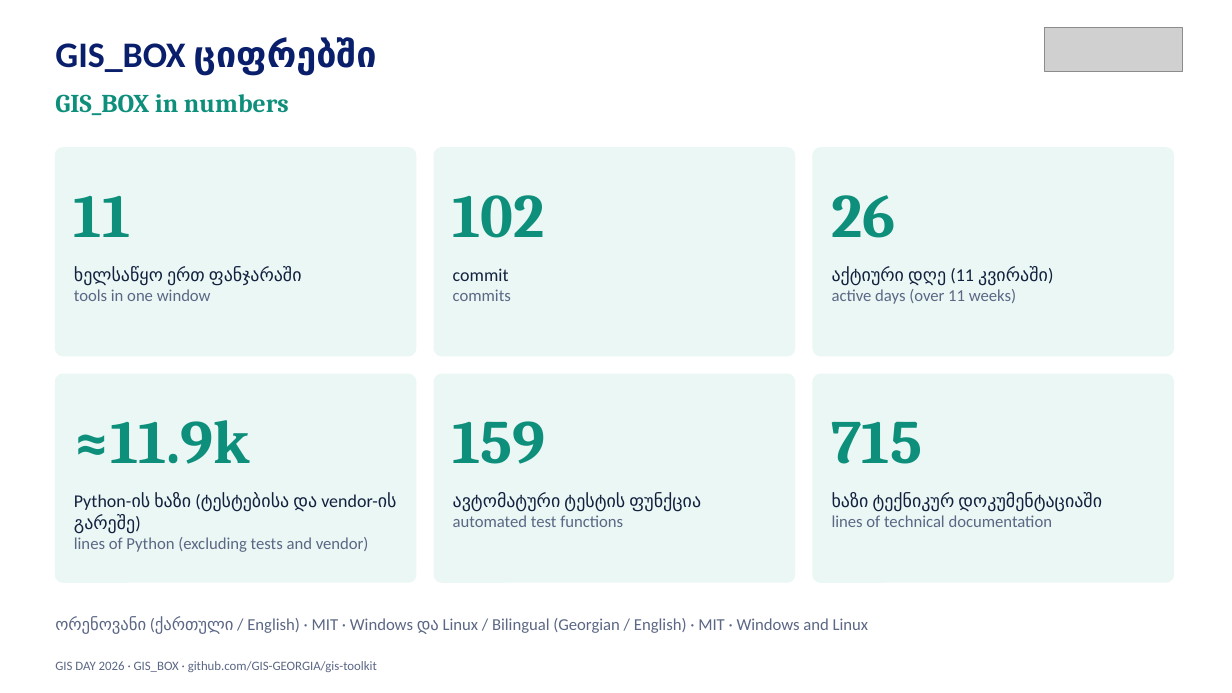
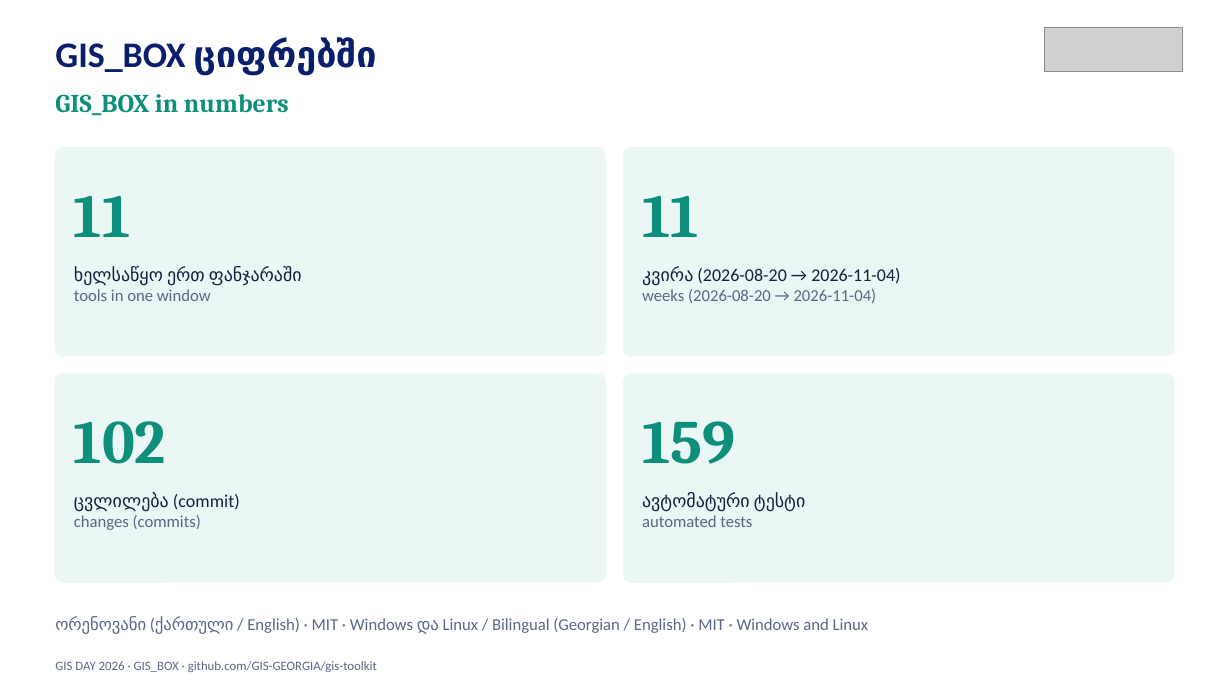
Before and after one commit to GIS-Edu-Georgia/gis-day, a slide deck: slide 4 of downloads/GIS_BOX_AI_PRESENTATION.pptx (slide 2 before the commit). Drawn at 1232x693 pixels with LibreOffice and Linux fonts; fonts in the diff are those of the drawing; grey boxes stand for pictures. Boxes give left, top, right and bottom in pixels: in the first picture for what was removed or moved away, otherwise in the second. Text is boxed around its words. In the diff, an @@ line names an element or a change of style, - is before the commit and + after.

```diff
--- a/downloads/GIS_BOX_AI_PRESENTATION.pptx
+++ b/downloads/GIS_BOX_AI_PRESENTATION.pptx
@@ rounded rectangle: place and size @@
-rounded rectangle at [55,148,416,356]
+rounded rectangle at [55,148,605,356]
@@ rounded rectangle: place and size @@
-rounded rectangle at [434,148,795,356]
+rounded rectangle at [624,148,1174,356]
@@ text at [642,196,698,237]: text changed @@
-≈11.9k
+11
@@ text removed at [832,195,896,238] @@
-26
@@ text added at [642,267,900,303], 14 pt, text #13213F @@
+კვირა (2026-08-20 → 2026-11-04)
+weeks (2026-08-20 → 2026-11-04)
@@ text removed at [832,267,1048,304] @@
-აქტიური დღე (11 კვირაში)
-active days (over 11 weeks)
@@ rounded rectangle: place and size @@
-rounded rectangle at [813,148,1174,356]
+rounded rectangle at [55,374,605,582]
@@ text "102": place and size @@
-text "102" at [453,195,545,238]
+text "102" at [74,421,166,464]
@@ rounded rectangle removed at [434,374,795,582] @@
@@ rounded rectangle: place and size @@
-rounded rectangle at [55,374,416,582]
+rounded rectangle at [624,374,1174,582]
@@ text "159": place and size @@
-text "159" at [453,421,546,464]
+text "159" at [642,421,735,464]
@@ rounded rectangle removed at [813,374,1174,582] @@
@@ text removed at [832,421,923,464] @@
-715
@@ text at [74,493,240,530]: text changed; size 13 to 14 pt; text colour #5B6785 to #13213F @@
-commit
-commits
+ცვლილება (commit)
+changes (commits)
@@ text removed at [453,493,701,527] @@
-ავტომატური ტესტის ფუნქცია
-automated test functions
@@ text at [642,493,805,527]: text changed @@
-Python-ის ხაზი (ტესტებისა და vendor-ის გარეშე)
-lines of Python (excluding tests and vendor)
+ავტომატური ტესტი
+automated tests
@@ text removed at [832,493,1102,527] @@
-ხაზი ტექნიკურ დოკუმენტაციაში
-lines of technical documentation
```
Also in this commit, not shown: 10 other slides changed, 4 slides added, 3 slides removed, 13 other files.
